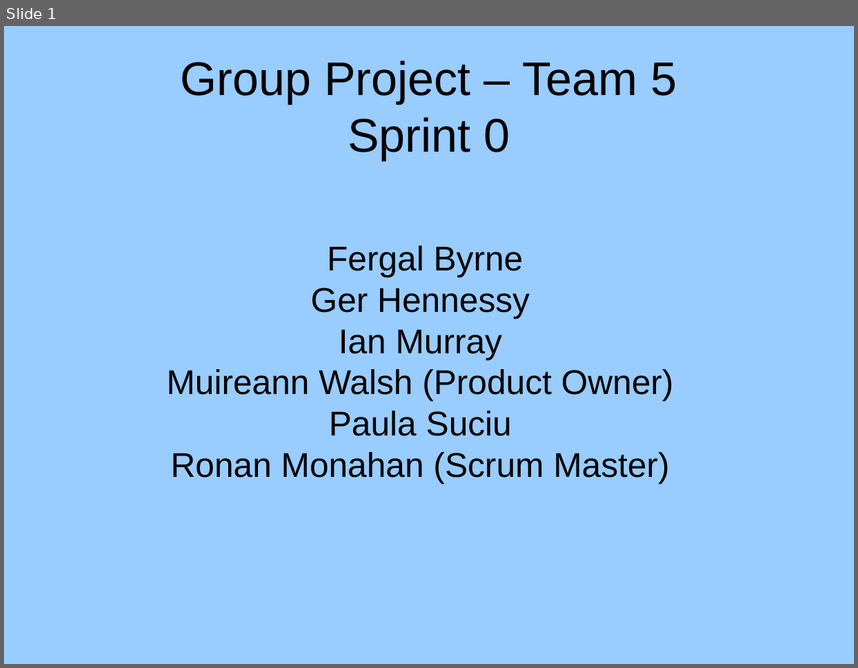
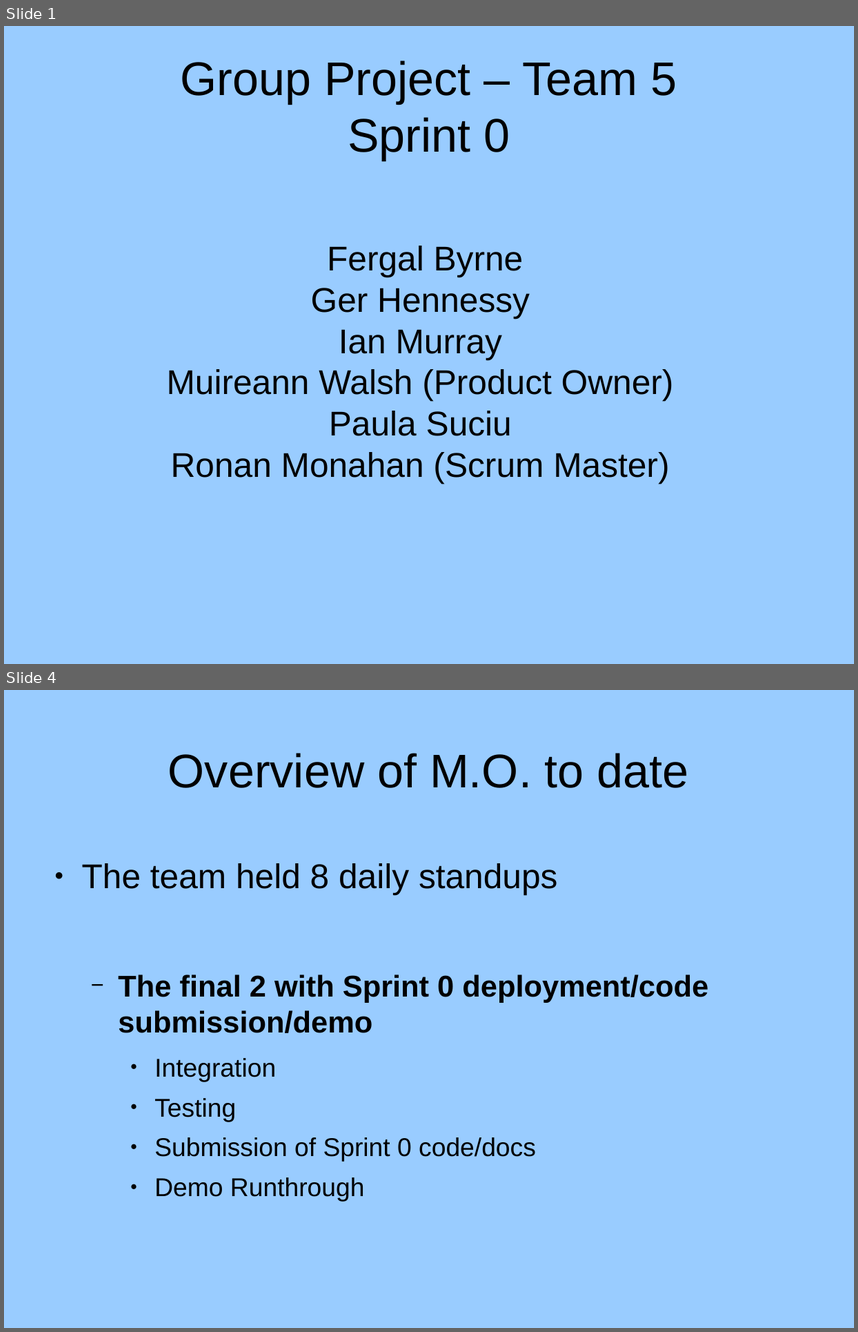
Before and after one commit to rednanor/GroupProject, a slide deck: Documentation/Group5presentation.odp. Shown one above the other, each under a label of ours: slide 1 before the commit, slides 1 and 4 after it; the slides between them are not shown. The pictures are 858x668 and 858x1332 pixels, drawn with LibreOffice and Linux fonts; fonts in the diff are those of the drawing; background and template pictures are left out. Boxes give left, top, right and bottom in pixels: in the first picture for what was removed or moved away, otherwise in the second. Text is boxed around its words. In the diff, an @@ line names an element or a change of style, - is before the commit and + after.

```diff
--- a/Documentation/Group5presentation.odp
+++ b/Documentation/Group5presentation.odp
@@ slide 4 added at <box>4,690,854,1328</box>, background #99CCFF @@
@@ title added at <box>168,753,689,788</box>, 44 pt, text #000000 @@
+Overview of M.O. to date
@@ text added at <box>82,863,708,1201</box>, 24 pt, text #000000 @@
+● The team held 8 daily standups
+  − The final 2 with Sprint 0 deployment/code submission/demo
+    ● Integration
+    ● Testing
+    ● Submission of Sprint 0 code/docs
+    ● Demo Runthrough
```
Also in this commit, not shown: 3 slides changed, 3 other slides added, 1 other file.
